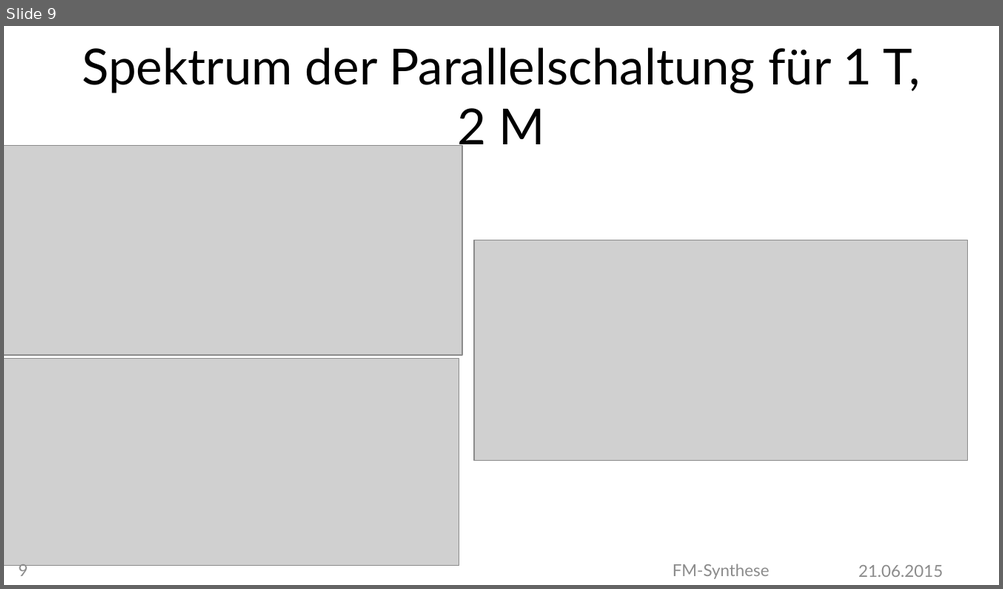
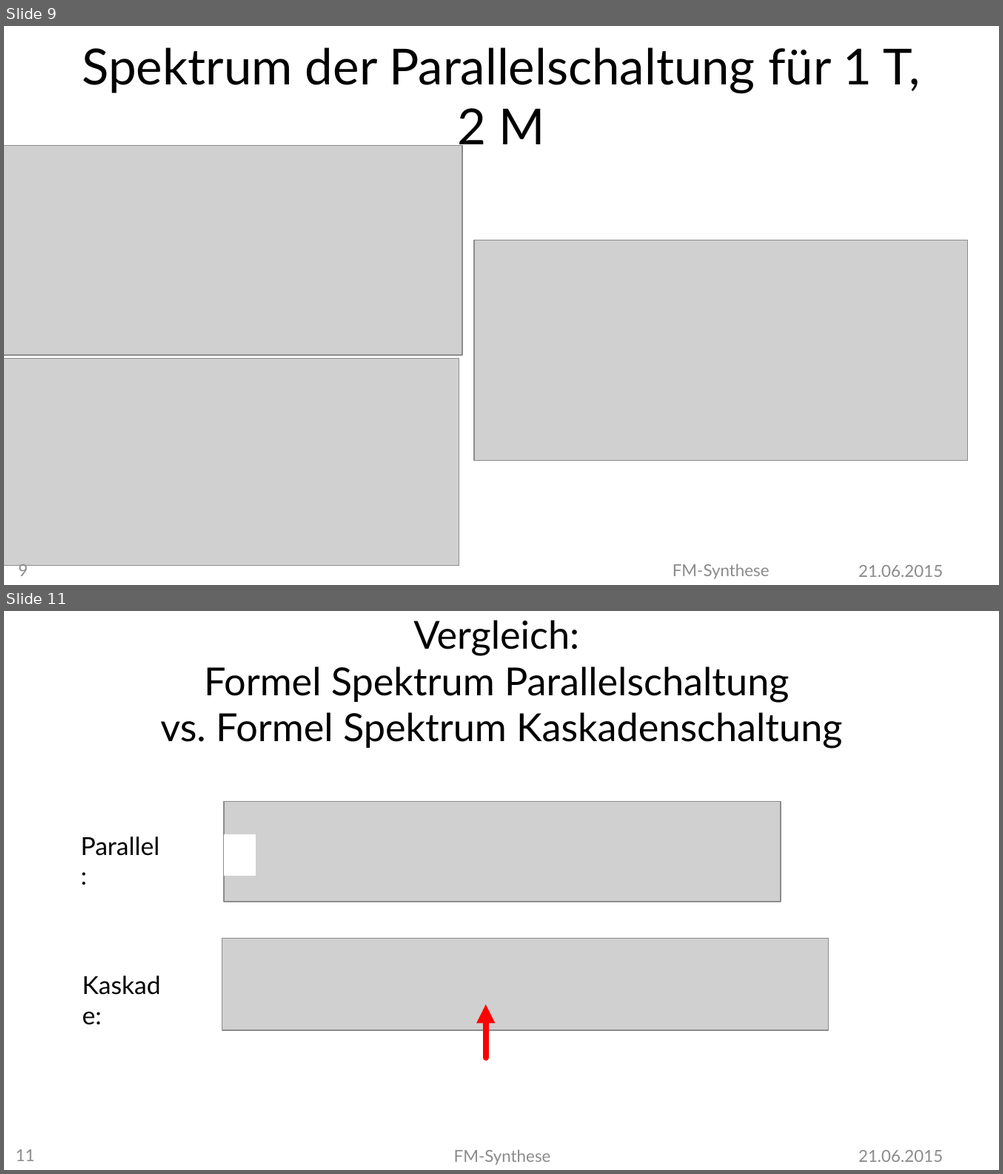
Before and after one commit to MBulli/VSeminar, a slide deck: Praesentation/FMSynthese-Matze.pptx. Shown one above the other, each under a label of ours: slide 9 before the commit, slides 9 and 11 after it; the slides between them are not shown. The pictures are 1003x589 and 1003x1174 pixels, drawn with LibreOffice and Linux fonts; fonts in the diff are those of the drawing; grey boxes stand for pictures; background and template pictures are left out. Boxes give left, top, right and bottom in pixels: in the first picture for what was removed or moved away, otherwise in the second. Text is boxed around its words. In the diff, an @@ line names an element or a change of style, - is before the commit and + after.

```diff
--- a/Praesentation/FMSynthese-Matze.pptx
+++ b/Praesentation/FMSynthese-Matze.pptx
@@ slide 11 added at box(4, 611, 999, 1170), background #FFFFFF @@
@@ title added at box(160, 620, 842, 749), 28 pt, text #000000 @@
+Vergleich:
+Formel Spektrum Parallelschaltung
+vs. Formel Spektrum Kaskadenschaltung
@@ picture added at box(224, 802, 780, 903) @@
@@ text added at box(81, 837, 159, 856), 18 pt, text #000000 @@
+Parallel:
@@ rectangle added at box(224, 834, 255, 874), fill #FFFFFF, outline #FFFFFF 0.75 pt @@
@@ picture added at box(222, 938, 828, 1031) @@
@@ text added at box(73, 965, 183, 1005), 18 pt, text #000000 @@
+Kaskade:
@@ arrow added from (485, 1057) to (485, 1005), #FF0000 4.5 pt @@
@@ page number added at box(16, 1150, 35, 1162), 12 pt, text #8C8C8C @@
+11
@@ text added at box(454, 1150, 551, 1165), 12 pt, text #8C8C8C @@
+FM-Synthese
@@ text added at box(858, 1150, 942, 1162), 12 pt, text #8C8C8C @@
+21.06.2015
```
Also in this commit, not shown: 2 slides changed, 2 other files.
